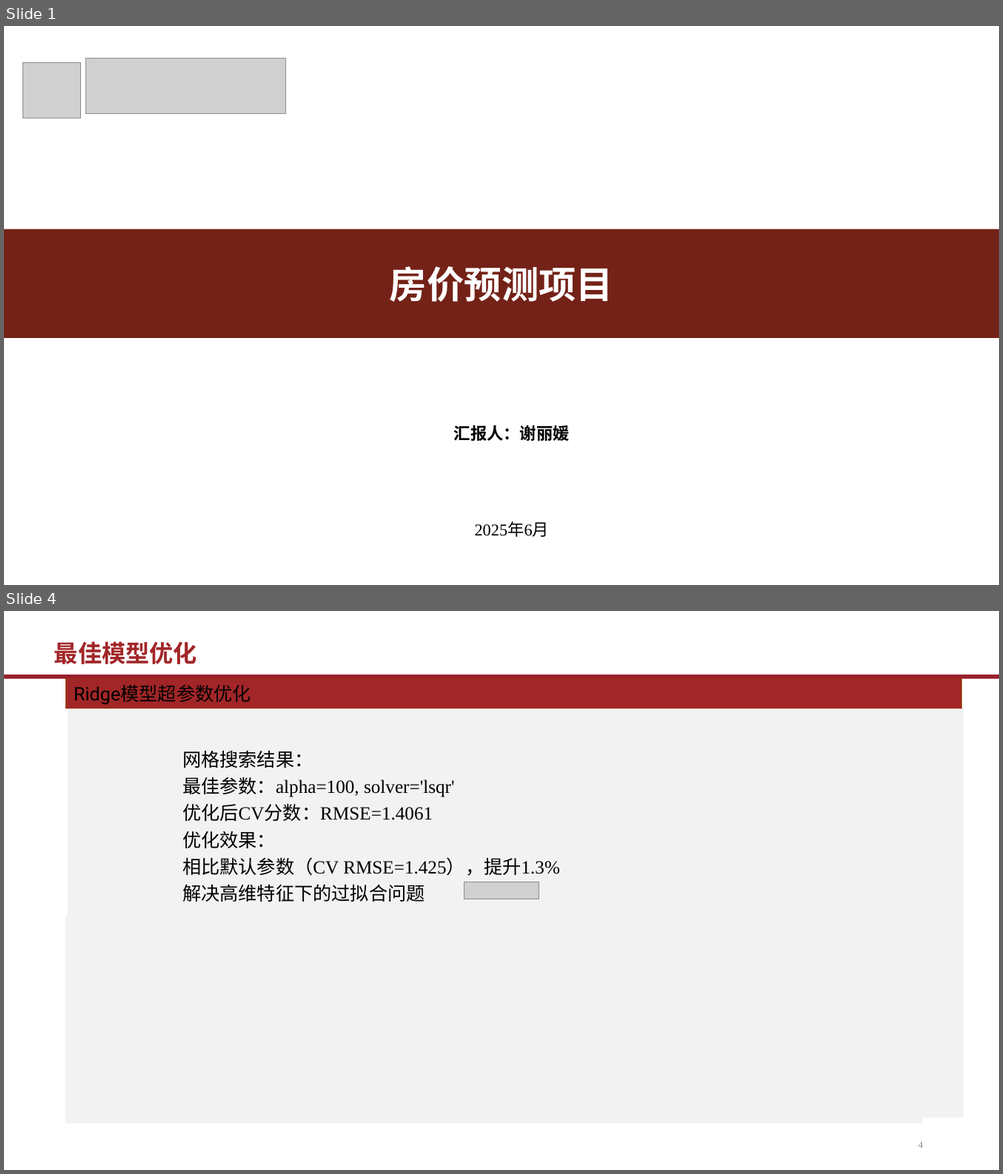
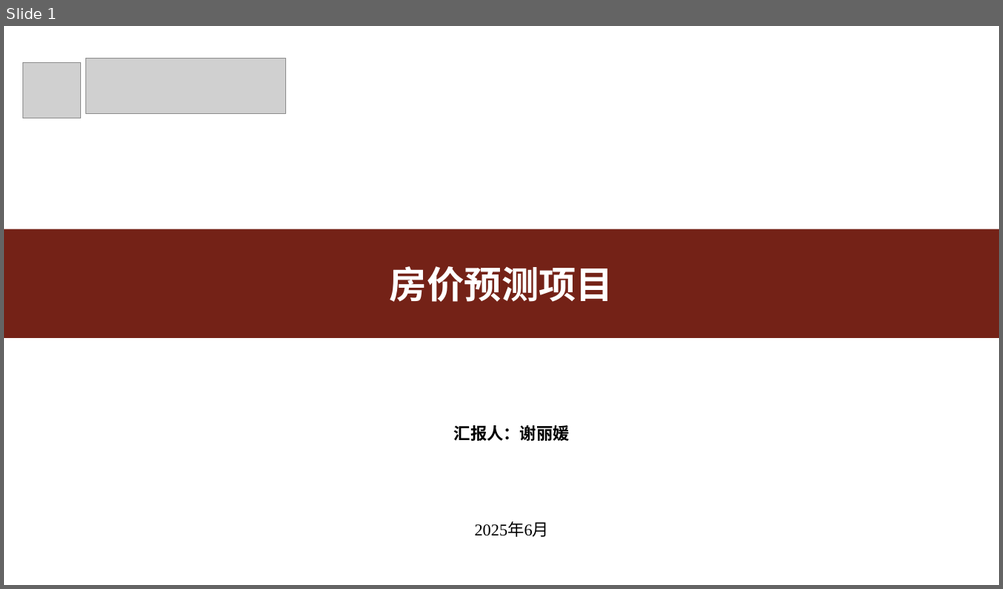
Before and after one commit to Quant-of-Renmin-University/QuantEcon2025_RUC, a slide deck: Homework/math/2022202763/FinalExam_slides_2022202763.pptx. Shown one above the other, each under a label of ours: slides 1 and 4 before the commit, slide 1 after it; the slides between them are not shown. The pictures are 1003x1174 and 1003x589 pixels, drawn with LibreOffice and Linux fonts; fonts in the diff are those of the drawing; grey boxes stand for pictures; background and template pictures are left out. Boxes give left, top, right and bottom in pixels: in the first picture for what was removed or moved away, otherwise in the second. Text is boxed around its words. In the diff, an @@ line names an element or a change of style, - is before the commit and + after.

```diff
--- a/Homework/math/2022202763/FinalExam_slides_2022202763.pptx
+++ b/Homework/math/2022202763/FinalExam_slides_2022202763.pptx
@@ slide 4 removed at bbox=[4, 611, 999, 1170], background #FFFFFF @@
@@ title removed at bbox=[54, 641, 197, 664] @@
-最佳模型优化
@@ rectangle removed at bbox=[4, 675, 999, 679] @@
@@ rectangle removed at bbox=[66, 679, 961, 709] @@
-Ridge模型超参数优化
@@ rectangle removed at bbox=[68, 703, 963, 1118] @@
@@ text removed at bbox=[182, 750, 560, 902] @@
-网格搜索结果：
-最佳参数：alpha=100, solver='lsqr'
-优化后CV分数：RMSE=1.4061
-优化效果：
-相比默认参数（CV RMSE=1.425），提升1.3%
-解决高维特征下的过拟合问题
@@ picture removed at bbox=[464, 882, 539, 900] @@
@@ rectangle removed at bbox=[66, 915, 922, 1124] @@
@@ page number removed at bbox=[918, 1142, 922, 1148] @@
-4
```
Also in this commit, not shown: 2 slides changed, 3 slides added, 2 other slides removed.
